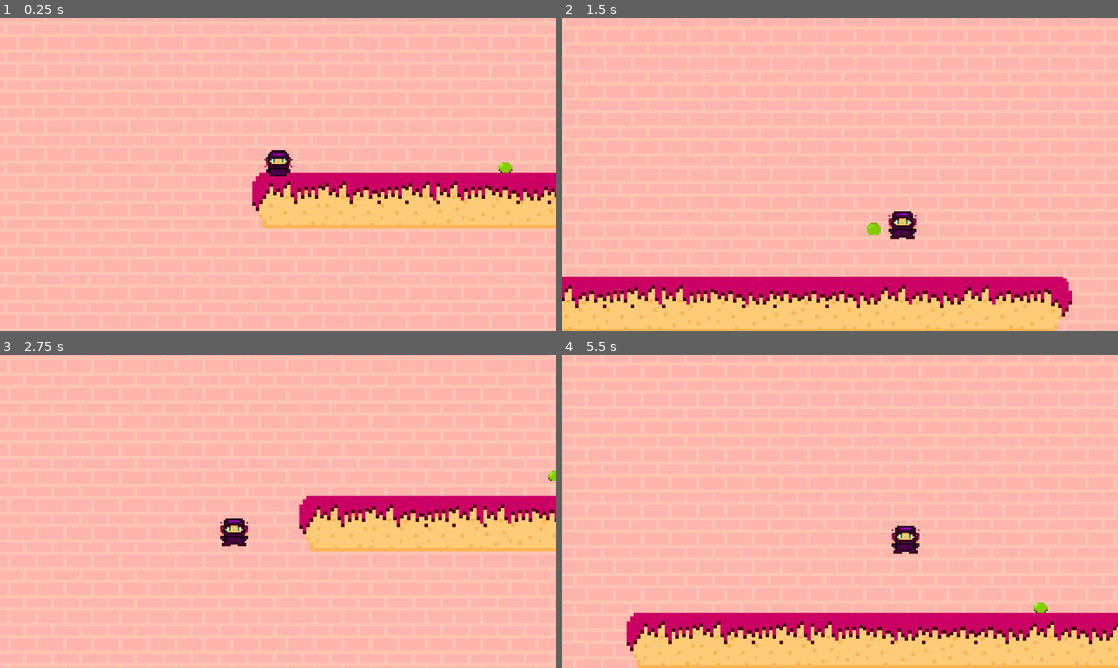
Above: before the commit, frames 1-4 (two rows, left to right).
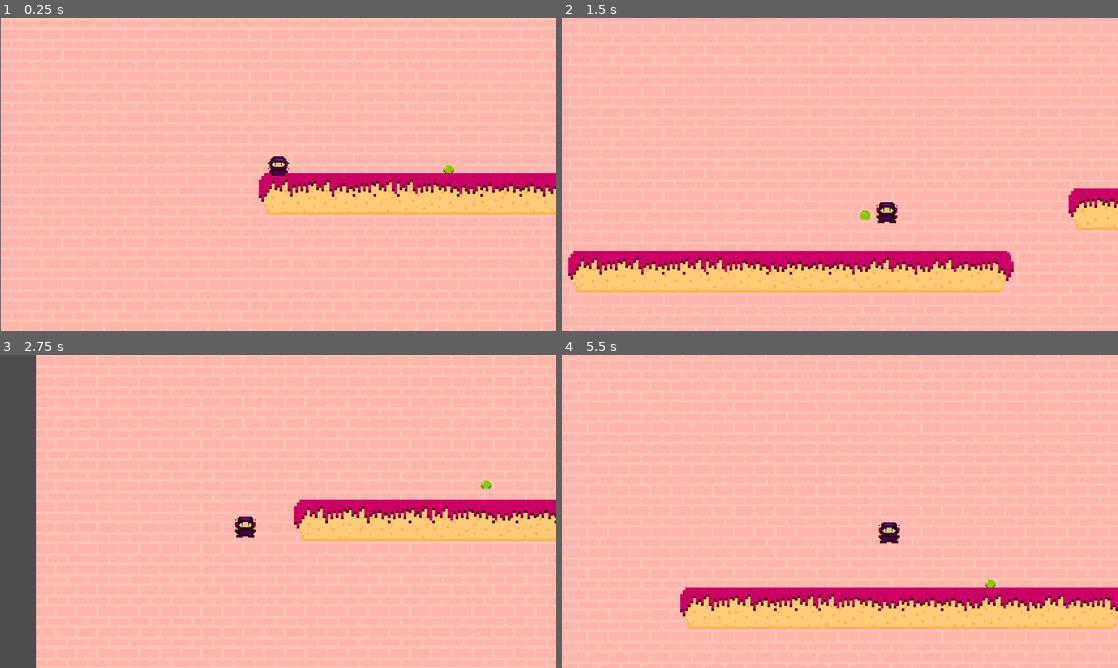
Above: after the commit, the same moments.

Repository: JSangaleti/Ice_Grim
Game: Godot game, scene res://scenes/levels/level_01.tscn
Same seed, same stepped clock (60 frames per second), same inputs: the game is played once before the commit and once after it. The project has no main scene, so this scene is started directly. Sound files missing from this copy of the repository are replaced by a short silence.
Inputs:
- Up to frame 1 (0.25 s): no input
- Up to frame 2 (1.5 s): hold D (direita) from 0.53 s (still down); tap Space (dash) at 0.6 s; tap W (pular) at 0.77 s; tap Shift (correr) at 1.35 s
- Up to frame 3 (2.75 s): tap W (pular) at 1.52 s; tap Space (dash) at 1.55, 2.1 s; release D (direita) at 2.03 s; hold A (esquerda) from 2.03 s (still down)
- Up to frame 4 (5.5 s): release A (esquerda) at 2.78 s; hold D (direita) 2.78-4.28 s; tap Space (dash) at 2.85, 3.8, 4.35, 5.1 s; tap W (pular) at 3.02, 3.77, 4.52 s; hold Shift (correr) 3.53-4.28 s; hold A (esquerda) 4.28-5.03 s; hold D (direita) from 5.03 s (still down)

The runs differ from the first frame. In frame 1, 5.4% of the frame differs, in the area x 0-100%, y 0-100%; in frame 2, 24%, in the area x 0-100%, y 54-100%; in frame 3, 11%; in frame 4, 22%.

Commit message:
Adição dos efeitos sonoros

Diff:
--- a/scenes/enemies/enemy_01.tscn
+++ b/scenes/enemies/enemy_01.tscn
@@ -1,7 +1,7 @@
 [gd_scene load_steps=9 format=3 uid="uid://cbl8p3qld07u2"]
 
 [ext_resource type="Texture2D" uid="uid://cnj1cx2n0g1st" path="res://assets/sprites/inimigo-verde.png" id="1_fci5n"]
-[ext_resource type="Script" uid="uid://ddvm8qli0e1ux" path="res://scripts/enemy_01.gd" id="1_kto0h"]
+[ext_resource type="Script" uid="uid://ddvm8qli0e1ux" path="res://scripts/enemies/enemy_01.gd" id="1_kto0h"]
 
 [sub_resource type="AtlasTexture" id="AtlasTexture_kto0h"]
 atlas = ExtResource("1_fci5n")
--- a/scenes/objects/door.tscn
+++ b/scenes/objects/door.tscn
@@ -1,7 +1,7 @@
 [gd_scene load_steps=4 format=3 uid="uid://66v6nukhlaa"]
 
 [ext_resource type="Texture2D" uid="uid://x0t6yhcu8e5d" path="res://assets/sprites/porta.png" id="1_hpvv5"]
-[ext_resource type="Script" uid="uid://dmf1m6twn5upq" path="res://scripts/door.gd" id="1_uvdjg"]
+[ext_resource type="Script" uid="uid://dmf1m6twn5upq" path="res://scripts/objects/door.gd" id="1_uvdjg"]
 
 [sub_resource type="RectangleShape2D" id="RectangleShape2D_uvdjg"]
 size = Vector2(28, 40)
--- a/scenes/objects/key.tscn
+++ b/scenes/objects/key.tscn
@@ -1,6 +1,6 @@
 [gd_scene load_steps=4 format=3 uid="uid://cd4bvpc2fhxx3"]
 
-[ext_resource type="Script" uid="uid://d0i0npy8tvosp" path="res://scripts/key.gd" id="1_fttkb"]
+[ext_resource type="Script" uid="uid://d0i0npy8tvosp" path="res://scripts/objects/key.gd" id="1_fttkb"]
 [ext_resource type="Texture2D" uid="uid://hacenheh61bk" path="res://assets/sprites/chave.png" id="2_wy8tx"]
 
 [sub_resource type="RectangleShape2D" id="RectangleShape2D_brs3p"]
--- a/scenes/objects/spike/dynamic_spike.gd
+++ b/scenes/objects/spike/dynamic_spike.gd
@@ -1,4 +1,4 @@
-extends "espinho.gd"
+extends "static_spike.gd"
 
 signal ativado
 
@@ -7,6 +7,9 @@
 ## Evita disparar só porque alguém passou muito acima ou abaixo do espinho.
 @export var alcance_vertical: float = 56.0
 @export var tempo_subida: float = 0.12
+
+@export_group("Efeitos sonoros")
+@export var som_ativacao: AudioStream = preload("res://assets/sfx/warning.mp3")
 
 var _disparado: bool = false
 var _tempo: float = 0.0
@@ -60,6 +63,8 @@
 
 func _disparar() -> void:
 	_disparado = true
+	if som_ativacao != null:
+		AudioManager.play_sfx(som_ativacao)
 	ativado.emit()
 
 
--- a/scenes/objects/spike/static_spike.gd
+++ b/scenes/objects/spike/static_spike.gd
@@ -8,6 +8,9 @@
 @export var grupo_personagem: StringName = &"jogador"
 ## Desative para tratar vidas/game over pelo sinal atingiu_personagem.
 @export var reiniciar_fase_ao_tocar: bool = true
+
+@export_group("Efeitos sonoros")
+@export var som_morte: AudioStream = preload("res://assets/sfx/death.mp3")
 
 var _letal: bool = true
 var _contato_processado: bool = false
@@ -69,6 +72,8 @@
 	_contato_processado = true
 	if reiniciar_fase_ao_tocar:
 		corpo.set_meta(&"ice_grim_reinicio_pendente", true)
+		if som_morte != null:
+			AudioManager.play_sfx(som_morte)
 	atingiu_personagem.emit(corpo)
 	if reiniciar_fase_ao_tocar:
 		_reiniciar_fase.call_deferred(corpo)
--- a/scenes/player/player.tscn
+++ b/scenes/player/player.tscn
@@ -142,7 +142,7 @@
 shape = SubResource("RectangleShape2D_b26j0")
 
 [node name="Camera2D" type="Camera2D" parent="."]
-zoom = Vector2(4, 4)
+zoom = Vector2(3, 3)
 position_smoothing_enabled = true
 rotation_smoothing_enabled = true
 
--- a/scripts/enemies/enemy_01.gd
+++ b/scripts/enemies/enemy_01.gd
@@ -19,6 +19,9 @@
 @export var reiniciar_fase_ao_tocar: bool = true
 @export var animacao: StringName = &"default"
 
+@export_group("Efeitos sonoros")
+@export var som_morte: AudioStream = preload("res://assets/sfx/death.mp3")
+
 var _direcao: float = 1.0
 var _limite_esquerdo: float
 var _limite_direito: float
@@ -34,23 +37,29 @@
 	_limite_esquerdo = global_position.x - maxf(alcance_patrulha, 0.0)
 	_limite_direito = global_position.x + maxf(alcance_patrulha, 0.0)
 	floor_snap_length = 4.0
+
 	# A geleia ocupa a camada 3; chão e paredes são definidos acima.
 	set_deferred("collision_layer", 4)
 	set_deferred("collision_mask", camadas_cenario)
+
 	var colisao := get_node_or_null("CollisionShape2D") as CollisionShape2D
+
 	if colisao == null:
 		colisao = CollisionShape2D.new()
 		colisao.name = "CollisionShape2D"
 		add_child(colisao)
+
 	if colisao.shape == null:
 		var retangulo := RectangleShape2D.new()
 		retangulo.size = Vector2(24.0, 20.0)
 		colisao.position = Vector2(0.0, -10.0)
 		colisao.shape = retangulo
+
 	colisao.set_deferred("disabled", false)
 	_configurar_area_dano(colisao)
 	_sprite_animado = get_node_or_null("AnimatedSprite2D") as AnimatedSprite2D
 	_sprite_simples = get_node_or_null("Sprite2D") as Sprite2D
+
 	if _sprite_animado != null and _sprite_animado.sprite_frames != null:
 		if _sprite_animado.sprite_frames.has_animation(animacao):
 			_sprite_animado.play(animacao)
@@ -59,26 +68,33 @@
 
 func _configurar_area_dano(colisao_corpo: CollisionShape2D) -> void:
 	var area := get_node_or_null("AreaDano") as Area2D
+
 	if area == null:
 		area = Area2D.new()
 		area.name = "AreaDano"
 		add_child(area)
+
 	area.set_deferred("collision_layer", 0)
 	area.set_deferred("collision_mask", 4294967295)
 	area.set_deferred("monitoring", true)
 	var forma := area.get_node_or_null("CollisionShape2D") as CollisionShape2D
+
 	if forma == null:
 		forma = CollisionShape2D.new()
 		forma.name = "CollisionShape2D"
 		area.add_child(forma)
+
 	if forma.shape == null:
 		forma.shape = colisao_corpo.shape.duplicate() as Shape2D
 		forma.transform = colisao_corpo.transform
 		# Um pouco maior para detectar o toque antes de virar apoio sólido.
 		forma.scale *= 1.15
+
 	forma.set_deferred("disabled", false)
+
 	if not area.body_entered.is_connected(_ao_encostar):
 		area.body_entered.connect(_ao_encostar)
+
 	if not area.body_exited.is_connected(_ao_afastar):
 		area.body_exited.connect(_ao_afastar)
 
@@ -130,11 +146,18 @@
 func _ao_encostar(corpo: Node2D) -> void:
 	if _contato_processado or not _e_personagem(corpo):
 		return
+	# Compartilha a proteção com espinhos e queda para tocar a morte só uma vez.
+	if bool(corpo.get_meta(&"ice_grim_reinicio_pendente", false)):
+		return
 	_contato_processado = true
+	if reiniciar_fase_ao_tocar:
+		corpo.set_meta(&"ice_grim_reinicio_pendente", true)
+		if som_morte != null:
+			AudioManager.play_sfx(som_morte)
 	atingiu_personagem.emit(corpo)
 	if reiniciar_fase_ao_tocar:
 		set_physics_process(false)
-		_reiniciar_fase.call_deferred()
+		_reiniciar_fase.call_deferred(corpo)
 
 
 func _ao_afastar(corpo: Node2D) -> void:
@@ -142,9 +165,11 @@
 		_contato_processado = false
 
 
-func _reiniciar_fase() -> void:
+func _reiniciar_fase(corpo: Node2D) -> void:
 	var erro := get_tree().reload_current_scene()
 	if erro != OK:
 		_contato_processado = false
+		if is_instance_valid(corpo):
+			corpo.remove_meta(&"ice_grim_reinicio_pendente")
 		set_physics_process(true)
 		push_error("Não foi possível reiniciar a fase. Execute uma cena salva. Código: %d" % erro)
--- a/scripts/objects/door.gd
+++ b/scripts/objects/door.gd
@@ -11,6 +11,10 @@
 # Arraste a cena da próxima fase para este campo no Inspetor.
 # Se ficar vazio, a porta emite "aberta" sem trocar a cena.
 @export var proxima_fase: PackedScene
+
+@export_group("Efeitos sonoros")
+@export var som_trancada: AudioStream = preload("res://assets/sfx/locked.mp3")
+@export var som_abertura: AudioStream = preload("res://assets/sfx/finish.mp3")
 
 var _foi_aberta: bool = false
 
@@ -47,6 +51,8 @@
 	if _foi_aberta or not _e_personagem(corpo):
 		return
 	if not _possui_chave(corpo):
+		if som_trancada != null:
+			AudioManager.play_sfx(som_trancada)
 		trancada.emit()
 		return
 	_tentar_abrir(corpo)
@@ -90,4 +96,6 @@
 	var imagem := get_node_or_null("Sprite2D") as Sprite2D
 	if imagem != null:
 		imagem.self_modulate = Color("a9ffd3")
+	if som_abertura != null:
+		AudioManager.play_sfx(som_abertura)
 	aberta.emit()
--- a/scripts/objects/key.gd
+++ b/scripts/objects/key.gd
@@ -10,6 +10,9 @@
 @export var amplitude_flutuacao: float = 6.0
 @export var ciclos_por_segundo: float = 1.2
 @export var inclinacao_graus: float = 6.0
+
+@export_group("Efeitos sonoros")
+@export var som_coleta: AudioStream = preload("res://assets/sfx/key.mp3")
 
 var _foi_coletada: bool = false
 var _tempo: float = 0.0
@@ -66,5 +69,7 @@
 	chaves[id_chave] = true
 	corpo.set_meta(&"chaves_coletadas", chaves)
 	hide()
+	if som_coleta != null:
+		AudioManager.play_sfx(som_coleta)
 	coletada.emit()
 	queue_free()
--- a/scripts/player/fall_death.gd
+++ b/scripts/player/fall_death.gd
@@ -8,6 +8,9 @@
 ## Opcional: um Marker2D na fase substitui o valor Limite Y.
 ## O marcador deve ficar fora do Player, para não acompanhar sua queda.
 @export var marcador_limite: Marker2D
+
+@export_group("Efeitos sonoros")
+@export var som_morte: AudioStream = preload("res://assets/sfx/death.mp3")
 
 @onready var _player: CharacterBody2D = get_parent() as CharacterBody2D
 
@@ -32,6 +35,8 @@
 		_player.set_meta(&"ice_grim_reinicio_pendente", true)
 		_player.velocity = Vector2.ZERO
 		_player.set_physics_process(false)
+		if som_morte != null:
+			AudioManager.play_sfx(som_morte)
 		morreu_por_queda.emit()
 		_reiniciar_fase.call_deferred()
 
--- a/scripts/player/player.gd
+++ b/scripts/player/player.gd
@@ -8,6 +8,10 @@
 @export var velocidade_dash: float = 520.0
 @export var duracao_dash: float = 0.15
 @export var intervalo_dash: float = 0.35
+
+@export_group("Efeitos sonoros")
+@export var som_pulo: AudioStream = preload("res://assets/sfx/jump.mp3")
+@export var som_dash: AudioStream = preload("res://assets/sfx/dash.mp3")
 
 @onready var sprite: AnimatedSprite2D = $AnimatedSprite2D
 
@@ -46,6 +50,8 @@
 		var pulou := Input.is_action_just_pressed(&"pular") and is_on_floor()
 		if pulou:
 			velocity.y = -forca_pulo
+			if som_pulo != null:
+				AudioManager.play_sfx(som_pulo)
 
 		if Input.is_action_just_pressed(&"dash") and _dash_disponivel and _recarga_dash <= 0.0:
 			_pedido_dash = true
@@ -72,6 +78,8 @@
 	_direcao_dash = direcao
 	_tempo_dash = maxf(duracao_dash, 0.01)
 	_recarga_dash = maxf(intervalo_dash, 0.0)
+	if som_dash != null:
+		AudioManager.play_sfx(som_dash)
 
 
 func _atualizar_animacao(em_dash: bool, correndo: bool) -> void:
